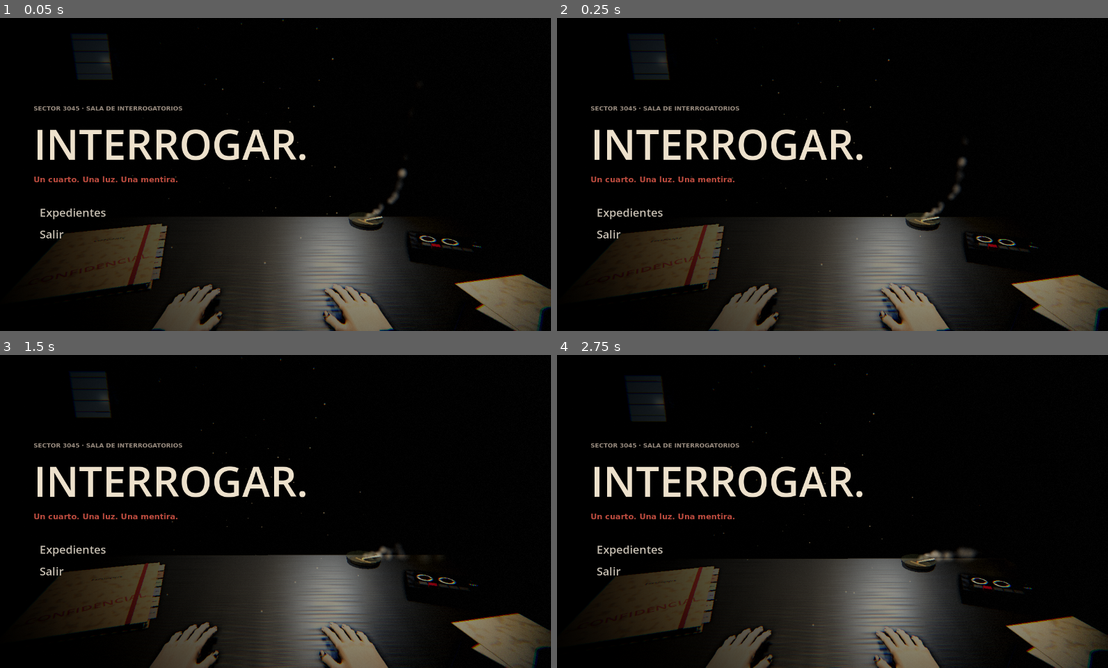
Above: before the commit, frames 1-4 (two rows, left to right).
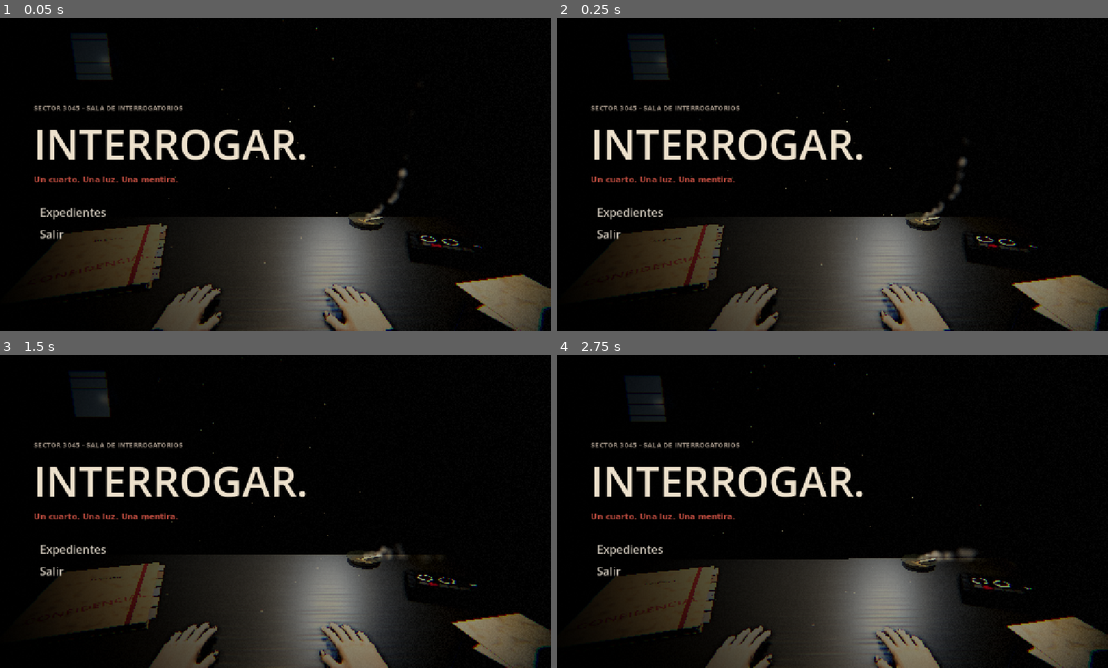
Above: after the commit, the same moments.

Repository: LuisCaPacheco/Question
Game: Godot game, scene res://scenes/room3d.tscn
Same seed, same stepped clock (60 frames per second), same inputs: the game is played once before the commit and once after it.
Inputs (mouse positions are in pixels of both pictures, inside the frame that each line leads up to):
- Up to frame 1 (0.05 s): no input
- Up to frame 2 (0.25 s): no input
- Up to frame 3 (1.5 s): tap Enter at 0.5, 0.6 s; move the mouse to (396, 495) at 0.52 s; hold Right 0.53-1.28 s; click (396, 495) at 0.67 s; tap Space at 0.77 s; move the mouse to (159, 527) at 1.27 s; hold Down from 1.28 s (still down); tap Keypad Enter at 1.35 s
- Up to frame 4 (2.75 s): tap Space at 1.52 s; move the mouse to (887, 442) at 2.02 s; release Down at 2.03 s; hold Right from 2.03 s (still down); tap F at 2.1 s

The runs differ from the first frame. In frame 1, 2.3% of the frame differs, in the area x 6-100%, y 0-100%; in frame 2, 2.2%; in frame 3, 2.3%, in the area x 6-100%, y 1-100%; in frame 4, 2.2%.

Commit message:
Pantalla completa al iniciar y tacto en las manos del ilvari
- project.godot: ventana a pantalla completa (sin bordes) y escalado canvas_items.
- Ilvari.gd: palma, falanges y antebrazo como cápsulas; las manos se empujan hasta
  quedar en contacto, la muñeca se levanta si los dedos no caben sobre la mesa y cada
  dedo deja de cerrarse al tocar la otra mano o la mesa.
- AutoTest: ventana 1280x720 fija; --cerca añade primeros planos de las manos.

Diff:
--- a/project.godot
+++ b/project.godot
@@ -23,6 +23,9 @@
 
 window/size/viewport_width=1280
 window/size/viewport_height=720
+window/size/mode=3
+window/stretch/mode="canvas_items"
+window/stretch/aspect="expand"
 
 [rendering]
 
--- a/scripts/AutoTest.gd
+++ b/scripts/AutoTest.gd
@@ -11,6 +11,9 @@
 			salida = a.substr(11)
 		elif a.begins_with("--caso="):
 			caso = a.substr(7)
+	# el juego arranca a pantalla completa; las capturas se hacen siempre a 1280x720
+	DisplayServer.window_set_mode(DisplayServer.WINDOW_MODE_WINDOWED)
+	DisplayServer.window_set_size(Vector2i(1280, 720))
 	# la prueba no debe tocar la partida guardada del jugador
 	if FileAccess.file_exists(SAVE):
 		_save_original = FileAccess.get_file_as_string(SAVE)
@@ -164,6 +167,12 @@
 		e.gestos_sospechoso([id])
 		await _esperar(pico + 0.35)
 		await _foto("g%02d_%s" % [n, id])
+		if "--cerca" in OS.get_cmdline_user_args():
+			# primeros planos de las manos: de frente y de lado
+			var c: Vector3 = il.to_global((il._muneca(1) + il._muneca(-1)) * 0.5 + Vector3(0, 0.04, 0.1))
+			var b: Basis = il.global_basis
+			await _vista_debug(e, c + b * Vector3(0, 0.28, 0.38), c, "g%02d_%s_frente" % [n, id])
+			await _vista_debug(e, c + b * Vector3(0.42, 0.12, 0.08), c, "g%02d_%s_lado" % [n, id])
 		e.gestos_sospechoso([])
 		await _esperar(1.6)
 	print("AUTOTEST fin gestos: ", n)
--- a/scripts/Ilvari.gd
+++ b/scripts/Ilvari.gd
@@ -236,6 +236,7 @@
 		B[sk.get_bone_name(i)] = i
 	for lado in [1, -1]:
 		_mano_rest[lado] = sk.get_bone_global_rest(_h("mano" + _suf(lado)))
+	_preparar_tacto()
 	_materiales()
 	_esposas()
 	var ig := _h("garganta")
@@ -710,7 +711,8 @@
 		if pm[0] > 0.0:
 			T = T.interpolate_with(_pose_mano(str(pm[1]), lado), pm[0])
 		T.origin += Vector3(sin(t * 29.0 + lado * 1.3), sin(t * 41.0 + lado) * 0.5, cos(t * 23.0 + lado)) * tm
-		_brazo(lado, T)
+		_T_mano[lado] = T
+		_colocar(lado)
 	var curl := 0.12
 	match emo:
 		"furioso": curl = 0.9
@@ -739,12 +741,16 @@
 			_tambor = -1.0
 	var md: Array = _m("dedos_d")
 	var temblor_dedos: float = nerv * nerv + G.temblor_manos * 0.8
-	for lado in [1, -1]:
-		var por_dedo: Array = []
+	var deseado := {}
+	for lado in [1, -1]:
+		deseado[lado] = [_curl, _curl, _curl, _curl]
 		if lado < 0 and md[0] > 0.0 and str(md[1]) == "senala":
 			var w: float = md[0]
-			por_dedo = [lerpf(_curl, -0.05, w), lerpf(_curl, 1.0, w), lerpf(_curl, 1.0, w), lerpf(_curl, 0.9, w)]
-		_dedos(lado, _curl, tap if lado < 0 else [0.0, 0.0, 0.0], temblor_dedos, por_dedo)
+			deseado[lado] = [lerpf(_curl, -0.05, w), lerpf(_curl, 1.0, w), lerpf(_curl, 1.0, w), lerpf(_curl, 0.9, w)]
+	# los dedos tienen tacto: se paran al tocar la otra mano o la mesa
+	_tacto(delta, deseado)
+	for lado in [1, -1]:
+		_dedos(lado, _curl, tap if lado < 0 else [0.0, 0.0, 0.0], temblor_dedos, _cf[lado])
 	_cadenas_update(delta)
 
 func _arco(a: Vector3, b: Vector3) -> Basis:
@@ -820,3 +826,228 @@
 			continue
 		var r := sk.get_bone_rest(i).basis.get_rotation_quaternion()
 		sk.set_bone_pose_rotation(i, r * Quaternion(Vector3.RIGHT, -deg_to_rad([20.0, 28.0, 36.0][k] * cp)))
+
+# ------------------------------------------------------------------ tacto
+## Las manos son sólidas. Palma, falanges y antebrazo se tratan como cápsulas (medidas de
+## herramientas/mano_ilvari.py) y cada frame:
+##  1. si una mano se mete en la otra, las dos se separan lo justo para quedar en contacto;
+##  2. si al cerrar los dedos no caben sobre la mesa (un puño, la mano como una araña), la
+##     muñeca se levanta y la mano queda apoyada en los nudillos o las yemas;
+##  3. cada dedo deja de cerrarse (o se abre) cuando toca la otra mano o la mesa.
+## Sin contacto, los empujes se apagan poco a poco y la pose vuelve a ser la del gesto.
+const R_FALANGE := [0.0088, 0.0074, 0.0066]
+const LARGO_PUNTA := 0.03
+const R_ANTEBRAZO := 0.03
+const HOLGURA := 0.0012           # rozar no es atravesar
+const PASO_DEDO := 0.035          # cuánto puede corregir un dedo por frame
+
+var _T_mano := {1: Transform3D(), -1: Transform3D()}   # objetivo del gesto (sin correcciones)
+var _empuje := {1: Vector3.ZERO, -1: Vector3.ZERO}      # separa una mano de la otra
+var _alza := {1: 0.0, -1: 0.0}                          # levanta la mano de la mesa
+var _cf := {1: [0.15, 0.15, 0.15, 0.15], -1: [0.15, 0.15, 0.15, 0.15]}   # flexión real (índice, medio, anular, pulgar)
+var _dedo_hueso := {}             # lado -> [[i0, i1, i2] por dedo en el orden de _cf]
+var _dedo_rest := {}              # lado -> [[[quat, origen] x3] por dedo]
+var _a_mesa := Transform3D()      # espacio del esqueleto -> espacio local (donde está MESA_Y)
+func _preparar_tacto() -> void:
+	for lado in [1, -1]:
+		var huesos: Array = []
+		var rests: Array = []
+		for f in [1, 2, 3, 0]:
+			var ids: Array = []
+			var rr: Array = []
+			for k in 3:
+				var i := _h("dedo%d_%d%s" % [f, k, _suf(lado)])
+				ids.append(i)
+				var r := sk.get_bone_rest(i) if i >= 0 else Transform3D()
+				rr.append([r.basis.get_rotation_quaternion(), r.origin])
+			huesos.append(ids)
+			rests.append(rr)
+		_dedo_hueso[lado] = huesos
+		_dedo_rest[lado] = rests
+
+## IK del brazo con el objetivo del gesto más las correcciones de contacto.
+func _colocar(lado: int) -> void:
+	var T: Transform3D = _T_mano[lado]
+	T.origin += _empuje[lado] + _a_mesa.basis.inverse() * Vector3.UP * float(_alza[lado])
+	_brazo(lado, T)
+
+## Articulaciones de un dedo (espacio del esqueleto) para una flexión c, sin tocar el esqueleto.
+## d = índice en _cf (0..2 dedos, 3 pulgar).
+func _falanges(lado: int, d: int, c: float) -> PackedVector3Array:
+	var ids: Array = _dedo_hueso[lado][d]
+	var rr: Array = _dedo_rest[lado][d]
+	var G := sk.get_bone_global_pose(sk.get_bone_parent(ids[0]))
+	var pts := PackedVector3Array()
+	for k in 3:
+		var ang: float
+		if d == 3:
+			ang = -deg_to_rad([20.0, 28.0, 36.0][k] * c)
+		else:
+			ang = -deg_to_rad(clampf(c, -0.15, 1.15) * FLEX_MAX[k] - FLEX_REPOSO[k])
+		G = G * Transform3D(Basis((rr[k][0] as Quaternion) * Quaternion(Vector3.RIGHT, ang)), rr[k][1])
+		pts.append(G.origin)
+	pts.append(G.origin + G.basis.y.normalized() * LARGO_PUNTA)
+	return pts
+
+## Cápsulas [a, b, radio] de una mano: palma, antebrazo y dedos con las flexiones dadas.
+func _capsulas(lado: int, flex: Array) -> Array:
+	var s := _suf(lado)
+	var M := sk.get_bone_global_pose(_h("mano" + s))
+	var caps: Array = []
+	for x in [-0.017, 0.0, 0.017]:
+		caps.append([M * Vector3(x, 0.02, -0.003), M * Vector3(x, 0.09, -0.003), 0.012])
+	caps.append([sk.get_bone_global_pose(_h("antebrazo" + s)).origin.lerp(M.origin, 0.3), M.origin, R_ANTEBRAZO])
+	for d in 4:
+		var p := _falanges(lado, d, flex[d])
+		for k in 3:
+			caps.append([p[k], p[k + 1], R_FALANGE[k]])
+	return caps
+
+## Puntos más cercanos entre los segmentos p1-q1 y p2-q2 (Ericson, Real-Time Collision Detection).
+static func _seg_seg(p1: Vector3, q1: Vector3, p2: Vector3, q2: Vector3) -> Array:
+	var d1 := q1 - p1
+	var d2 := q2 - p2
+	var r := p1 - p2
+	var a := d1.dot(d1)
+	var e := d2.dot(d2)
+	var f := d2.dot(r)
+	var s := 0.0
+	var u := 0.0
+	if a <= 1e-10 and e <= 1e-10:
+		return [p1, p2]
+	if a <= 1e-10:
+		u = clampf(f / e, 0.0, 1.0)
+	else:
+		var c := d1.dot(r)
+		if e <= 1e-10:
+			s = clampf(-c / a, 0.0, 1.0)
+		else:
+			var b := d1.dot(d2)
+			var den := a * e - b * b
+			s = clampf((b * f - c * e) / den, 0.0, 1.0) if den > 1e-12 else 0.0
+			u = (b * s + f) / e
+			if u < 0.0:
+				u = 0.0
+				s = clampf(-c / a, 0.0, 1.0)
+			elif u > 1.0:
+				u = 1.0
+				s = clampf((b - c) / a, 0.0, 1.0)
+	return [p1 + d1 * s, p2 + d2 * u]
+
+## Cuánto se mete la cápsula (a, b, r) en las de la lista. Devuelve [máxima, dirección para salir].
+static func _choque(a: Vector3, b: Vector3, r: float, otras: Array) -> Array:
+	var peor := 0.0
+	var salir := Vector3.ZERO
+	var centro := (a + b) * 0.5
+	var medio := a.distance_to(b) * 0.5 + r
+	for o in otras:
+		var oa: Vector3 = o[0]
+		var ob: Vector3 = o[1]
+		var ro: float = o[2]
+		if centro.distance_to((oa + ob) * 0.5) > medio + oa.distance_to(ob) * 0.5 + ro:
+			continue
+		var cc := _seg_seg(a, b, oa, ob)
+		var v: Vector3 = cc[0] - cc[1]
+		var dist := v.length()
+		var pen := r + ro - dist
+		if pen > 0.0:
+			peor = maxf(peor, pen)
+			salir += (v / dist if dist > 1e-6 else Vector3.UP) * pen
+	return [peor, salir]
+
+## Cuánto se hunde la cápsula en la mesa (0 si no está encima de ella).
+func _en_mesa(a: Vector3, b: Vector3, r: float) -> float:
+	var peor := 0.0
+	for p in [a, b]:
+		var q := _a_mesa * (p as Vector3)
+		if q.z > BORDE_Z - 0.01 and absf(q.x) < 0.75:
+			peor = maxf(peor, MESA_Y + r - q.y)
+	return peor
+
+## Penetración total de un dedo (sus tres falanges, puntos p) contra la otra mano y la mesa.
+func _pen_falanges(p: PackedVector3Array, otras: Array, mesa: bool) -> float:
+	var total := 0.0
+	for k in 3:
+		if not otras.is_empty():
+			total += maxf(0.0, float(_choque(p[k], p[k + 1], R_FALANGE[k], otras)[0]) - HOLGURA)
+		if mesa:
+			total += maxf(0.0, _en_mesa(p[k], p[k + 1], R_FALANGE[k]) - HOLGURA * 2.5)
+	return total
+
+## Primera criba: ¿se tocan las cajas que envuelven las dos manos?
+static func _cajas_tocan(a: Array, b: Array) -> bool:
+	var ca := _caja(a)
+	var cb := _caja(b)
+	return ca.intersects(cb)
+
+static func _caja(caps: Array) -> AABB:
+	var c := AABB(caps[0][0], Vector3.ZERO)
+	for k in caps:
+		c = c.expand(k[0]).expand(k[1])
+	return c.grow(0.015)
+
+## deseado[lado] = flexión que pide el gesto para cada dedo (orden de _cf).
+func _tacto(delta: float, deseado: Dictionary) -> void:
+	_a_mesa = global_transform.affine_inverse() * sk.global_transform
+	var mesa := {}
+	for lado in [1, -1]:
+		_empuje[lado] = (_empuje[lado] as Vector3) * exp(-delta * 1.2)
+		_alza[lado] = float(_alza[lado]) * exp(-delta * 1.2)
+		# con las manos bajo la mesa o recogidas no hay mesa que tocar
+		var w := _a_mesa * sk.get_bone_global_pose(_h("mano" + _suf(lado))).origin
+		mesa[lado] = w.y > MESA_Y - 0.03 and w.z > BORDE_Z - 0.02
+	# 1 y 2: la mano entera (con los dedos como los tiene ahora) contra la otra y contra la mesa
+	var caps := {1: _capsulas(1, _cf[1]), -1: _capsulas(-1, _cf[-1])}
+	var cerca := _cajas_tocan(caps[1], caps[-1])
+	var corregir := false
+	if cerca:
+		var peor := 0.0
+		var salir := Vector3.ZERO
+		var caja_otra := _caja(caps[-1])
+		for c in caps[1]:
+			if not caja_otra.intersects(AABB(c[0], Vector3.ZERO).expand(c[1]).grow(c[2])):
+				continue
+			var ch := _choque(c[0], c[1], c[2], caps[-1])
+			peor = maxf(peor, ch[0])
+			salir += ch[1]
+		if peor > HOLGURA and salir.length() > 1e-6:
+			var mov := salir.normalized() * (peor - HOLGURA) * 0.5
+			_empuje[1] += mov
+			_empuje[-1] -= mov
+			corregir = true
+	for lado in [1, -1]:
+		if not mesa[lado]:
+			continue
+		# con los dedos como los quiere el gesto: si no caben, se levanta la muñeca
+		var peor := 0.0
+		for c in (caps[lado] if deseado[lado] == _cf[lado] else _capsulas(lado, deseado[lado])):
+			peor = maxf(peor, _en_mesa(c[0], c[1], c[2]))
+		if peor > HOLGURA * 2.0:
+			_alza[lado] = float(_alza[lado]) + peor - HOLGURA * 2.0
+			corregir = true
+	for lado in [1, -1]:
+		_empuje[lado] = (_empuje[lado] as Vector3).limit_length(0.15)
+		_alza[lado] = minf(float(_alza[lado]), 0.12)
+		if corregir:
+			_colocar(lado)
+	if corregir and cerca:
+		caps[-1] = _capsulas(-1, _cf[-1])
+	# 3: cada dedo contra la otra mano (tal como queda) y la mesa
+	for lado in [1, -1]:
+		var otras: Array = caps[-lado] if cerca else []
+		var cambio := false
+		for d in 4:
+			var quiere: float = deseado[lado][d]
+			var ahora: float = _cf[lado][d]
+			var mejor := quiere
+			if _pen_falanges(_falanges(lado, d, quiere), otras, mesa[lado]) > 0.0:
+				var coste := INF
+				for c in [quiere, ahora, ahora + PASO_DEDO, ahora - PASO_DEDO]:
+					var k: float = _pen_falanges(_falanges(lado, d, c), otras, mesa[lado]) * 400.0 + absf(c - quiere)
+					if k < coste:
+						coste = k
+						mejor = c
+			cambio = cambio or mejor != ahora
+			_cf[lado][d] = mejor
+		if lado == 1 and cerca and (cambio or corregir):
+			caps[1] = _capsulas(1, _cf[1])
